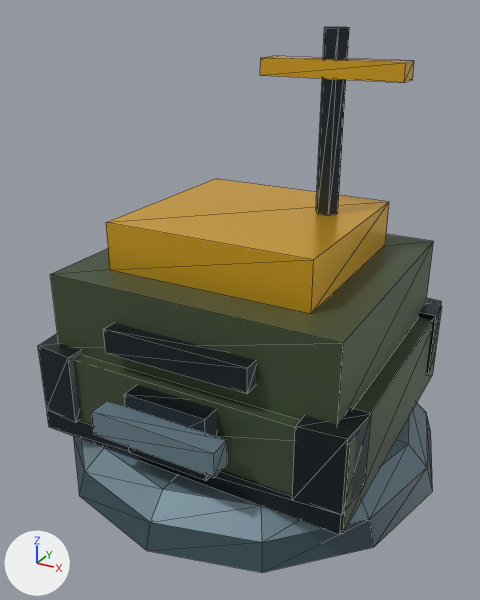
Two versions of the glTF model assets/models/pieces/japan_headquarters_lod0.glb, one commit apart.
One viewpoint serves both versions: a 50 mm camera at (0.56, -1.077, 0.85) aimed at (-0.009, -0.043, 0.333). Lighting does not change. The marker at lower left points along +X, +Y and +Z. The older version comes first. Mesh edges are drawn as thin lines. Where no turn or scale is listed for an object, it has been applied to the vertices. Vertices at exactly the same position are counted once.

Names of what the first picture shows: 'base_pedestal', 'body_hull', 'wing_rotor'.
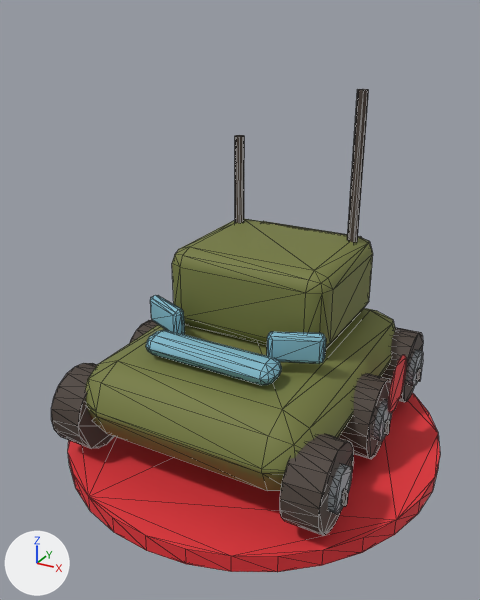
Boxes [x1, y1, x2, y2] around the edits, measured in the pictures (480 x 600 px):
'body_hull', recoloured, surface changed, reshaped (8% narrower, 26% taller): before [38, 179, 442, 534]; after [51, 89, 423, 536]
'base_pedestal', recoloured, surface changed, reshaped: before [73, 403, 433, 573]; after [68, 393, 440, 572]
'wing_rotor', deleted: before [260, 27, 414, 216]
    faces in mat_mat_neutral_metal (greyish blue #363f45): [316, 27, 349, 216]
    faces in mat_mat_faction_accent (yellow #fbc02d): [260, 56, 414, 83]
part 2 of me_body_hull_mesh, rebuilt (16% narrower, 19% shorter): before [73, 306, 442, 533]; after [85, 308, 395, 491]
part 3 of me_body_hull_mesh, rebuilt: before [50, 234, 434, 425]; after [172, 219, 373, 350]
part 4 of me_body_hull_mesh, deleted: before [124, 385, 217, 481]
part 5 of me_body_hull_mesh, deleted: before [106, 179, 389, 314]
part 6 of me_body_hull_mesh, deleted: before [103, 323, 256, 394]
part 7 of me_body_hull_mesh, deleted: before [92, 401, 227, 477]
part 8 of me_body_hull_mesh, cut back: before [38, 298, 442, 534]; after [51, 89, 423, 536]

What changed in the scene script:
```text
Change mat_mat_team_ring:
    mat_mat_team_ring.metallic: 0.35 -> 0.0
    mat_mat_team_ring.base_color: (0.188, 0.279, 0.332) -> (0.784, 0.0319, 0.0409)  # greyish blue #78909c -> red #e53239
    mat_mat_team_ring.roughness: 0.4 -> 0.72
Change me_base_pedestal_mesh:
    remove me_base_pedestal_mesh.from_pydata(...)  # 39 vertices, 84 faces; spans x -0.39..0.39, y -0.39..0.39, z 0.0..0.09
    remove me_base_pedestal_mesh.materials.append(mat_mat_base_pedestal)  # dark blue #455a64
    add me_base_pedestal_mesh.from_pydata(...)  # 64 vertices, 124 faces; spans x -0.39..0.39, y -0.39..0.39, z 0.0..0.033
    me_base_pedestal_mesh part 1
    35 vertices are removed from x -0.374..0.374, y -0.374..0.374, z 0.0..0.09
    84 faces are deleted
    32 vertices are added at x -0.39..0.39, y -0.39..0.39, z 0.0..0.033
    28 new vertices lie (0.0, 0.0, 0.033) away from vertices in x -0.383..0.383, y -0.383..0.383, z 0.0
    124 new faces join them
Change me_body_hull_mesh:
    remove me_body_hull_mesh.from_pydata(...)  # 96 vertices, 144 faces; spans x -0.315..0.315, y -0.36..0.295, z 0.09..0.5
    remove me_body_hull_mesh.materials.append(mat_mat_faction_primary)  # dark green #4a583e
    remove me_body_hull_mesh.materials.append(mat_mat_faction_accent)  # yellow #fbc02d
    remove me_body_hull_mesh.materials.append(mat_mat_neutral_metal)  # greyish blue #363f45
    remove me_body_hull_mesh.materials.append(mat_mat_team_ring)  # greyish blue #78909c
    add me_body_hull_mesh.from_pydata(...)  # 962 vertices, 1776 faces; spans x -0.294..0.294, y -0.307..0.307, z 0.049..0.71
    me_body_hull_mesh part 2: the loose piece of 8 vertices spanning x -0.31..0.31, y -0.284..0.284, z 0.09..0.26 is rebuilt with 56 vertices and now spans x -0.242..0.242, y -0.296..0.296, z 0.091..0.244, in mat_japan___olive_drab_001 (dark yellow #757b3f)
    me_body_hull_mesh part 3: the loose piece of 8 vertices spanning x -0.28..0.28, y -0.26..0.26, z 0.26..0.41 is rebuilt with 56 vertices and now spans x -0.172..0.172, y -0.059..0.238, z 0.244..0.414, in mat_japan___olive_drab_001 (dark yellow #757b3f)
    me_body_hull_mesh part 4: the loose piece of 8 vertices spanning x -0.08..0.08, y -0.32..-0.26, z 0.13..0.25 is deleted
    me_body_hull_mesh part 5: the loose piece of 8 vertices spanning x -0.2..0.2, y -0.19..0.19, z 0.41..0.5 is deleted
    me_body_hull_mesh part 6: the loose piece of 8 vertices spanning x -0.14..0.14, y -0.29..-0.25, z 0.3..0.345 is deleted
    me_body_hull_mesh part 7: the loose piece of 8 vertices spanning x -0.12..0.12, y -0.36..-0.32, z 0.18..0.225 is deleted
    me_body_hull_mesh part 8: 40 vertices removed from x -0.315..0.315, y -0.295..0.295, z 0.09..0.27; 850 vertices added at x -0.294..0.294, y -0.307..0.307, z 0.049..0.71
    other edits to the shape of me_body_hull_mesh do not show in these pictures
    add me_body_hull_mesh.materials.append(mat_japan___olive_drab_001)  # dark yellow #757b3f
    add me_body_hull_mesh.materials.append(mat_dark_parts_001)  # brown #4a3f38
    add me_body_hull_mesh.materials.append(mat_metal_001)  # grey #a9b0b5
    add me_body_hull_mesh.materials.append(mat_canopy_001)  # cyan #7fb7c9
    add me_body_hull_mesh.materials.append(mat_red_001)  # red #e53239
Remove ob_wing_rotor:
    ob_wing_rotor = bpy.data.objects.new('wing_rotor', me_wing_rotor_mesh)
```
